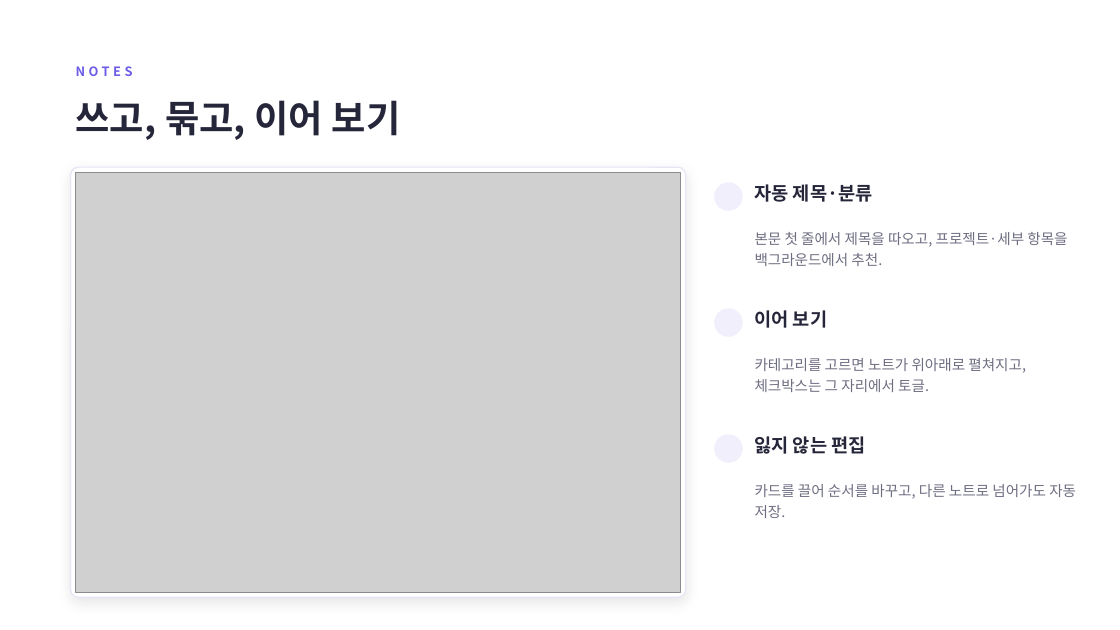
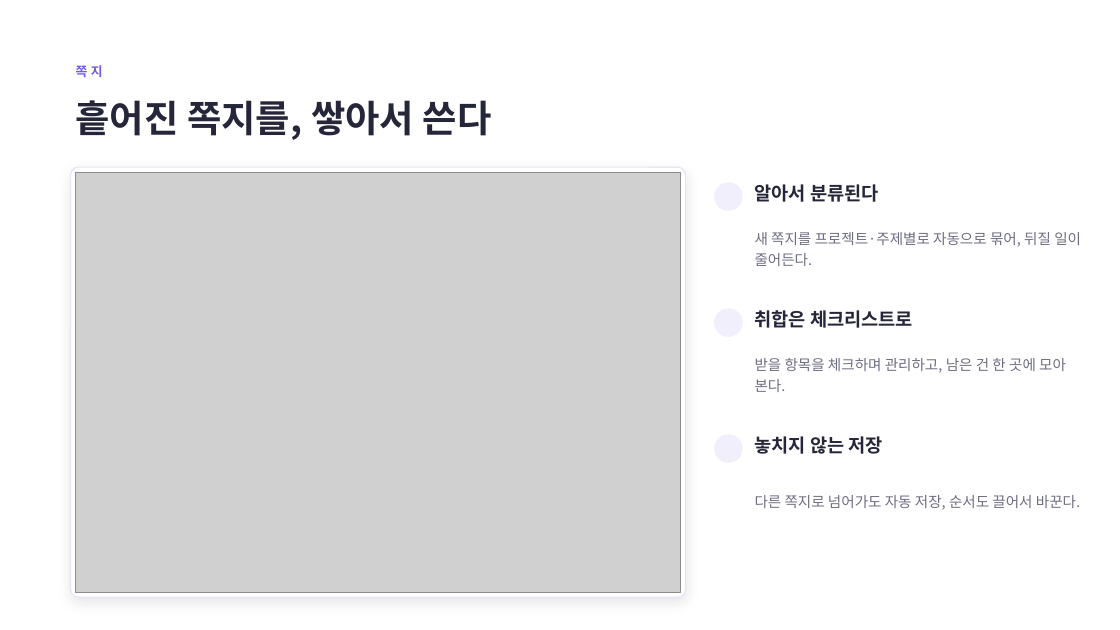
Before and after one commit to sohnjun96/AI-Planner, a slide deck: slide 4 of docs/일정아이_소개.pptx. Drawn at 1120x630 pixels with LibreOffice and Linux fonts; fonts in the diff are those of the drawing; grey boxes stand for pictures; background and template pictures are left out. Boxes give left, top, right and bottom in pixels: in the first picture for what was removed or moved away, otherwise in the second. Text is boxed around its words. In the diff, an @@ line names an element or a change of style, - is before the commit and + after.

```diff
--- a/docs/일정아이_소개.pptx
+++ b/docs/일정아이_소개.pptx
@@ text at bbox=[76, 65, 103, 77]: text changed @@
-NOTES
+쪽지
@@ text at bbox=[76, 100, 492, 140]: text changed @@
-쓰고, 묶고, 이어 보기
+흩어진 쪽지를, 쌓아서 쓴다
@@ text at bbox=[754, 184, 879, 202]: text changed @@
-자동 제목·분류
+알아서 분류된다
@@ text at bbox=[755, 232, 1081, 266]: text changed @@
-본문 첫 줄에서 제목을 따오고, 프로젝트·세부 항목을 백그라운드에서 추천.
+새 쪽지를 프로젝트·주제별로 자동으로 묶어, 뒤질 일이 줄어든다.
@@ text at bbox=[754, 310, 913, 328]: text changed @@
-이어 보기
+취합은 체크리스트로
@@ text at bbox=[755, 358, 1066, 392]: text changed @@
-카테고리를 고르면 노트가 위아래로 펼쳐지고, 체크박스는 그 자리에서 토글.
+받을 항목을 체크하며 관리하고, 남은 건 한 곳에 모아 본다.
@@ text at bbox=[754, 436, 883, 454]: text changed @@
-잃지 않는 편집
+놓치지 않는 저장
@@ text at bbox=[755, 495, 1080, 510]: text changed @@
-카드를 끌어 순서를 바꾸고, 다른 노트로 넘어가도 자동 저장.
+다른 쪽지로 넘어가도 자동 저장, 순서도 끌어서 바꾼다.
```
Also in this commit, not shown: 4 other slides changed, 3 slides added, 4 slides removed, 1 other file.
